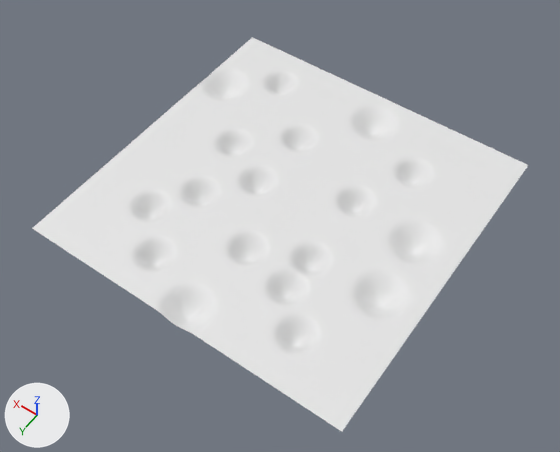
Before and after pictures for a commit that changed the Blender file The-Wood-Between-Worlds/Assets/Prefabs/Ground.blend.
Camera for both pictures: a 50 mm camera at (-40.1, 58.2, 83.4) aimed at (-1.1, 3.6, -2.4). The lights are fixed; the arrows at lower left show +X, +Y and +Z.

Objects in the first picture: 'Ground Plane'.
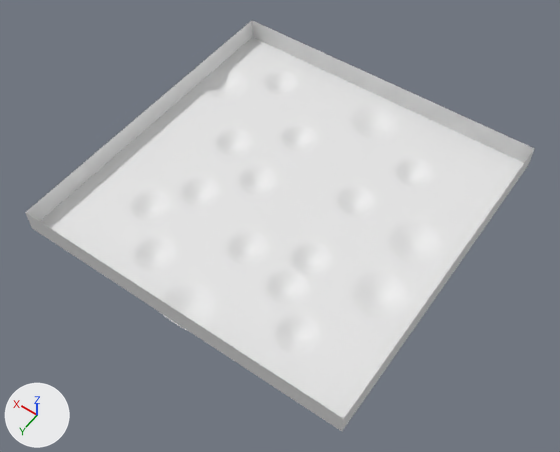
Edits to the bpy script that builds the scene:
```text
Add me_cube:
    me_cube.from_pydata([(-25.0, -25.0, -0.3), (-25.0, -25.0, 49.7), (-25.0, 25.0, -0.3), (-25.0, 25.0, 49.7), (25.0, -25.0, -0.3), (25.0, -25.0, 49.7), (25.0, 25.0, -0.3), (25.0, 25.0, 49.7)], [], [(0, 2, 3, 1), (2, 6, 7, 3), (6, 4, 5, 7), (4, 0, 1, 5)])
Change ob_ground_plane:
    ob_ground_plane.scale: (1.0, 1.0, 1.0) -> (1.0, 1.0, 0.5)
Add ob_boundry_wall:
    ob_boundry_wall = bpy.data.objects.new('Boundry wall', me_cube)
    ob_boundry_wall.location = (0.0, 0.0, 0.0)
    ob_boundry_wall.scale = (1.0, 1.0, 0.0685)
```

Pixel boxes (x1, y1, x2, y2) of what changed, in the pictures (560 x 452 px):
'Ground Plane', rescaled: before (32, 37, 528, 431); after (40, 37, 524, 420)
'Boundry wall', added: after (25, 20, 535, 431)
